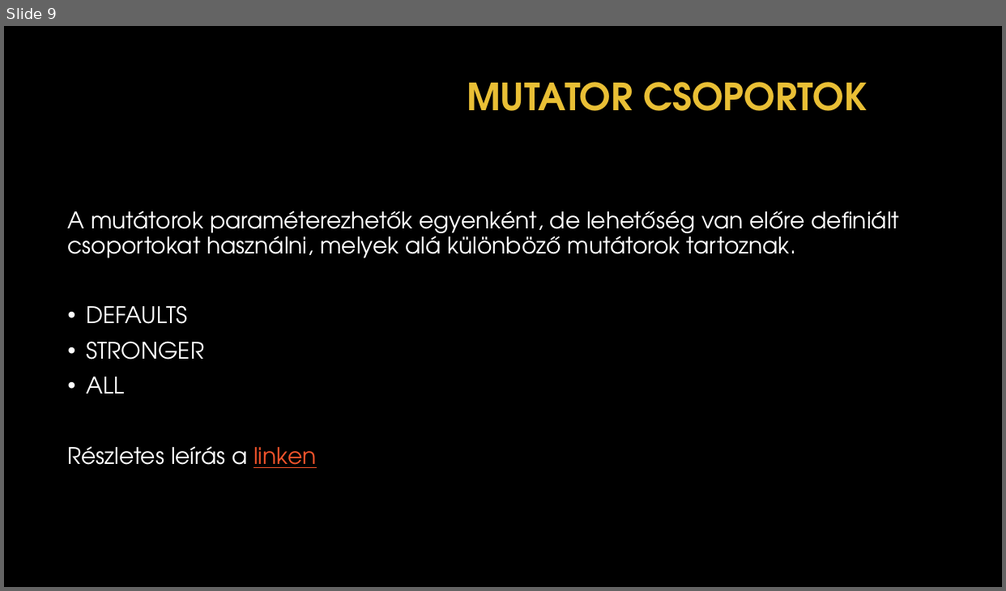
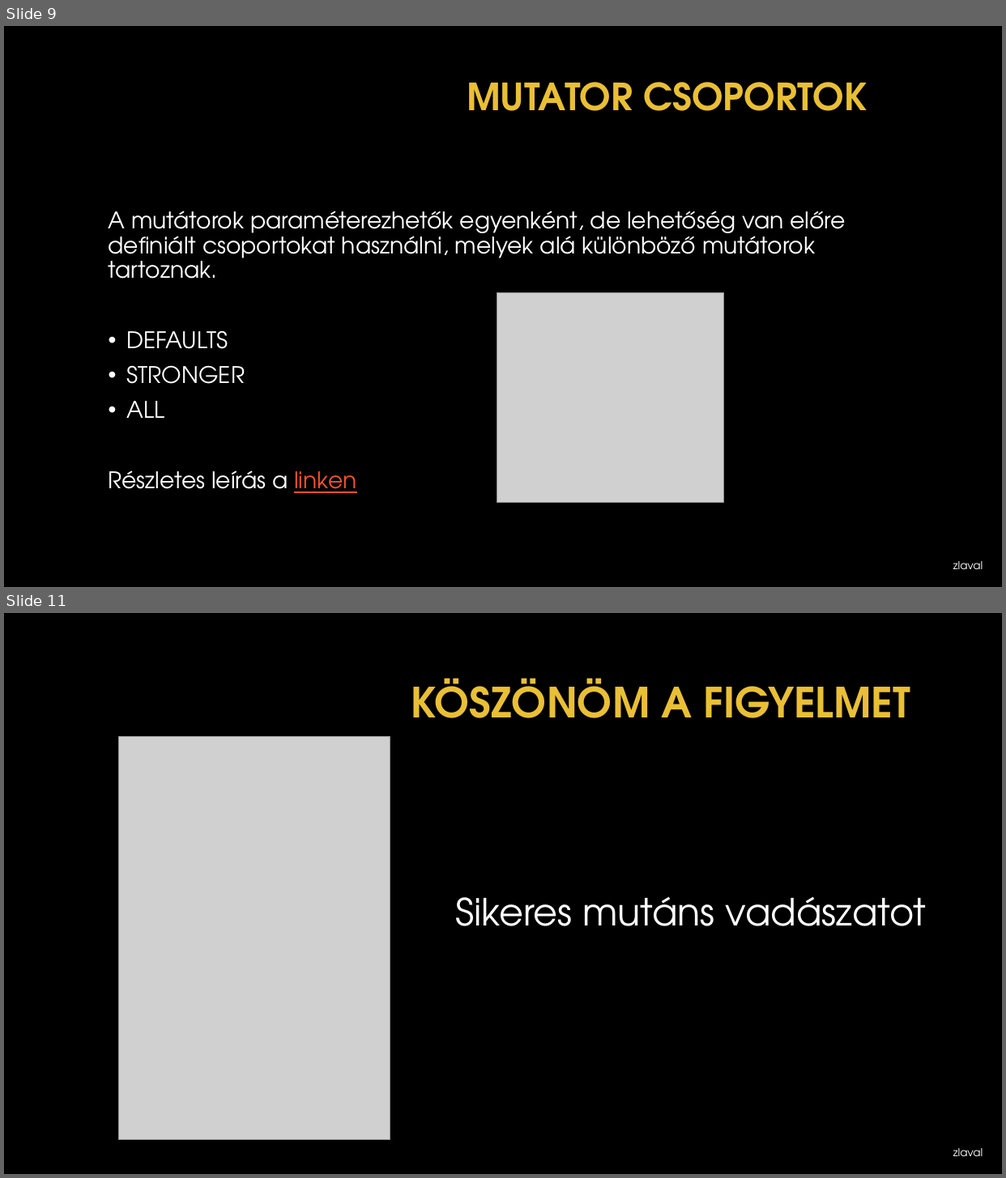
Before and after one commit to zlaval/mutation-test-presentation, a slide deck: doc/presentation-mutation.pptx. Shown one above the other, each under a label of ours: slide 9 before the commit, slides 9 and 11 after it; the slides between them are not shown. The pictures are 1006x591 and 1006x1178 pixels, drawn with LibreOffice and Linux fonts; fonts in the diff are those of the drawing; grey boxes stand for pictures; background and template pictures are left out. Boxes give left, top, right and bottom in pixels: in the first picture for what was removed or moved away, otherwise in the second. Text is boxed around its words. In the diff, an @@ line names an element or a change of style, - is before the commit and + after.

```diff
--- a/doc/presentation-mutation.pptx
+++ b/doc/presentation-mutation.pptx
@@ slide 11 added at (4,613,1002,1174), background #000000 @@
@@ title added at (411,678,910,718), 40 pt, text #E9BF35, bold @@
+KÖSZÖNÖM A FIGYELMET
@@ picture added at (119,736,390,1140) @@
@@ text added at (455,897,927,926), 36 pt, text #FFFFFF @@
+Sikeres mutáns vadászatot
@@ text added at (953,1148,982,1157), 10.5 pt, text #FFFFFF @@
+zlaval
@@ slide 9 changed as well @@
@@ text "A mutátorok paraméterezhetők egyenként, de ..." rewrapped from (68,211,900,468) to (108,211,846,493) @@
@@ picture added at (496,292,723,503) @@
@@ text added at (953,561,982,570), 10.5 pt, text #FFFFFF @@
+zlaval
```
Also in this commit, not shown: 8 other slides changed, 1 other slide added, 1 slide removed.
